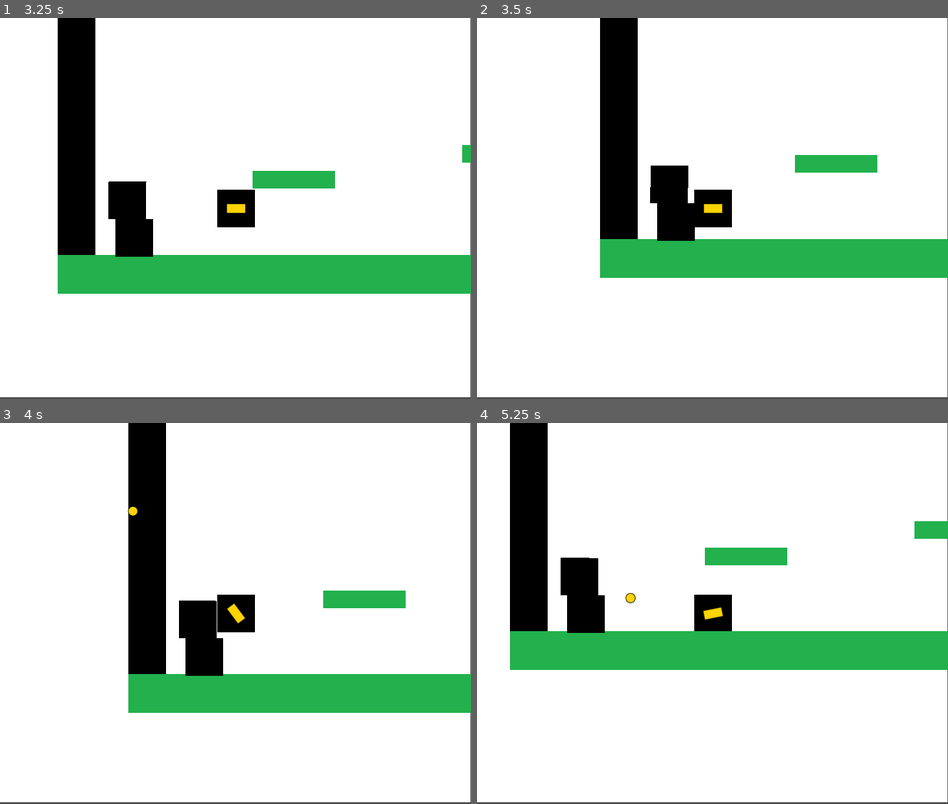
Above: before the commit, frames 1-4 (two rows, left to right).
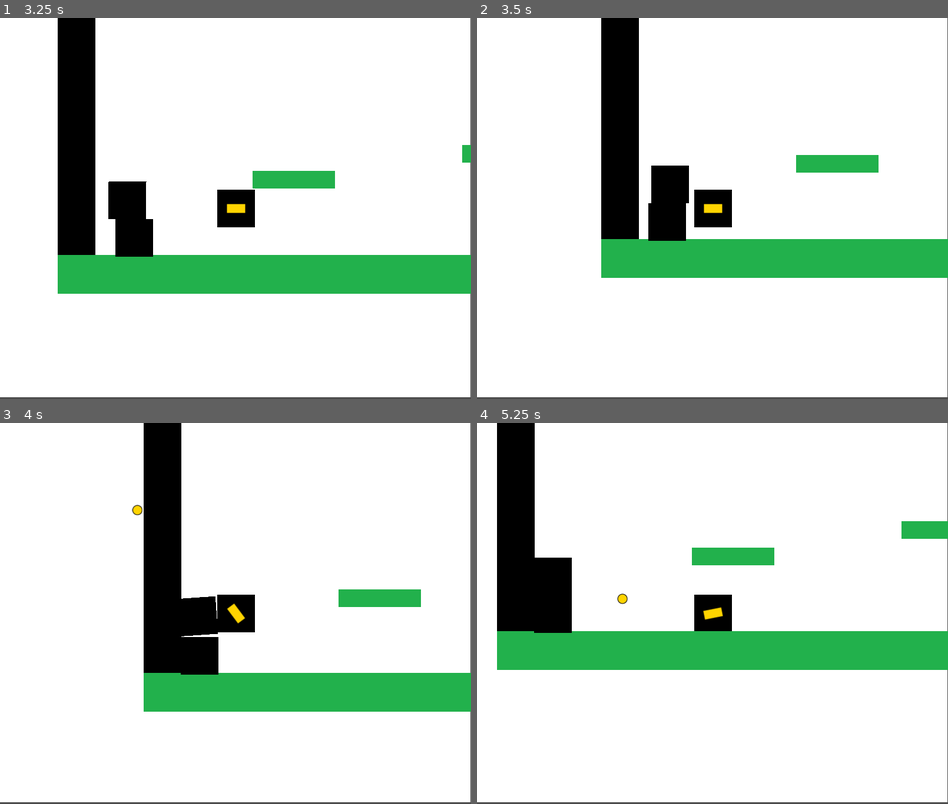
Above: after the commit, the same moments.

Repository: Orianamartina/entregas-ipv-pettinelli-oriana
Game: Godot game, scene res://Main.tscn
Same seed, same stepped clock (60 frames per second), same inputs: the game is played once before the commit and once after it.
Inputs (mouse positions are in pixels of both pictures, inside the frame that each line leads up to):
- Up to frame 1 (3.25 s): tap Enter at 0.5 s; move the mouse to (211, 284) at 0.52 s; hold D (move_right) 0.53-2.03 s; click (211, 284) at 0.6 s; tap Space (jump) at 0.77, 1.52, 3.02 s; move the mouse to (376, 265) at 1.27 s; click (376, 265) at 1.35 s; move the mouse to (94, 151) at 2.02 s; hold A (move_left) from 2.03 s (still down); click (94, 151) at 2.1 s; move the mouse to (259, 208) at 2.77 s; click (259, 208) at 2.85 s
- Up to frame 2 (3.5 s): keep holding A (move_left)
- Up to frame 3 (4 s): keep holding A (move_left); move the mouse to (164, 518) at 3.52 s; click (164, 518) at 3.6 s; tap Space (jump) at 3.77 s
- Up to frame 4 (5.25 s): move the mouse to (816, 594) at 4.27 s; release A (move_left) at 4.28 s; hold D (move_right) from 4.28 s (still down); click (816, 594) at 4.35 s; tap Space (jump) at 4.52 s; move the mouse to (618, 632) at 5.02 s; click (618, 632) at 5.1 s

Frame 1 is identical in both runs. In frame 2, 0.7% of the frame differs, in the area x 26-86%, y 0-69%; in frame 3, 5.6%, in the area x 27-100%, y 0-77%; in frame 4, 5.2%.

Commit message:
fix: boxes

Diff:
--- a/desafio-3-pettinelli-oriana/Main.tscn
+++ b/desafio-3-pettinelli-oriana/Main.tscn
@@ -30,6 +30,7 @@
 
 [node name="Player" parent="." unique_id=1564132912 instance=ExtResource("1")]
 position = Vector2(401, 318.5)
+collision_mask = 3
 
 [node name="Camera2D" type="Camera2D" parent="Player" unique_id=1857857861]
 position = Vector2(-1, 0)
@@ -60,6 +61,15 @@
 [node name="Platform2" parent="Platforms" unique_id=1400247368 instance=ExtResource("7_lgr22")]
 position = Vector2(686, 168.5)
 
+[node name="Platform7" parent="Platforms" unique_id=1759930663 instance=ExtResource("7_lgr22")]
+position = Vector2(1901, -206)
+
+[node name="Platform6" parent="Platforms" unique_id=1792410512 instance=ExtResource("7_lgr22")]
+position = Vector2(1696, -101)
+
+[node name="Platform5" parent="Platforms" unique_id=941438386 instance=ExtResource("7_lgr22")]
+position = Vector2(1451, 11)
+
 [node name="Platform4" parent="Platforms" unique_id=335123314 instance=ExtResource("7_lgr22")]
 position = Vector2(1116, -59)
 
@@ -68,7 +78,10 @@
 [node name="Turret4" parent="Turrets" unique_id=551391417 instance=ExtResource("4")]
 position = Vector2(1295, -229)
 
-[node name="Turret" parent="Turrets" unique_id=922516262 instance=ExtResource("4")]
+[node name="Turret4" parent="Turrets/Turret4" unique_id=922516262 instance=ExtResource("4")]
+position = Vector2(559, 41)
+
+[node name="Turret" parent="Turrets" unique_id=1794717684 instance=ExtResource("4")]
 position = Vector2(450, 164)
 
 [node name="Turret2" parent="Turrets" unique_id=1721761184 instance=ExtResource("4")]
@@ -82,3 +95,4 @@
 
 [node name="Box2" parent="." unique_id=1866949102 instance=ExtResource("7_trn2v")]
 position = Vector2(130, 325)
+collision_layer = 1
--- a/desafio-3-pettinelli-oriana/entities/player/Player.gd
+++ b/desafio-3-pettinelli-oriana/entities/player/Player.gd
@@ -51,5 +51,11 @@
 	velocity.y += GRAVITY
 	move_and_slide()
 
+	for i in get_slide_collision_count():
+		var collision = get_slide_collision(i)
+		var collider = collision.get_collider()
+		if collider is RigidBody2D:
+			collider.apply_central_impulse(-collision.get_normal() * 200.0)
+
 func take_damage() -> void:
 	queue_free()
--- a/desafio-3-pettinelli-oriana/world/obstacles/Box.tscn
+++ b/desafio-3-pettinelli-oriana/world/obstacles/Box.tscn
@@ -5,7 +5,9 @@
 [sub_resource type="RectangleShape2D" id="RectangleShape2D_06v8e"]
 size = Vector2(64, 64)
 
-[node name="Box" type="RigidBody2D" unique_id=243115502]
+[node name="Box" type="RigidBody2D" unique_id=1829202391]
+collision_layer = 3
+collision_mask = 3
 
 [node name="Sprite2D" type="Sprite2D" parent="." unique_id=1937828002]
 position = Vector2(0, -1)
